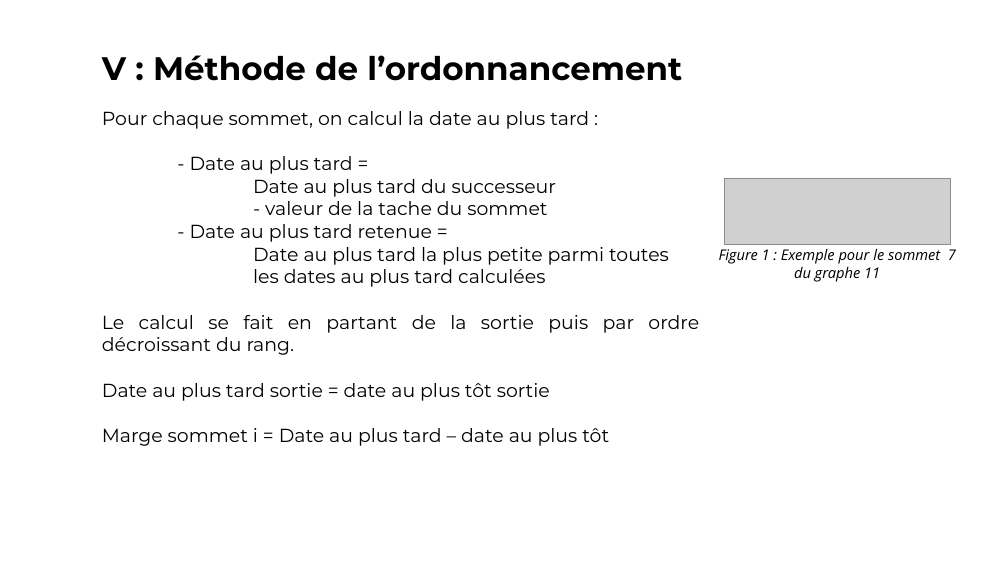
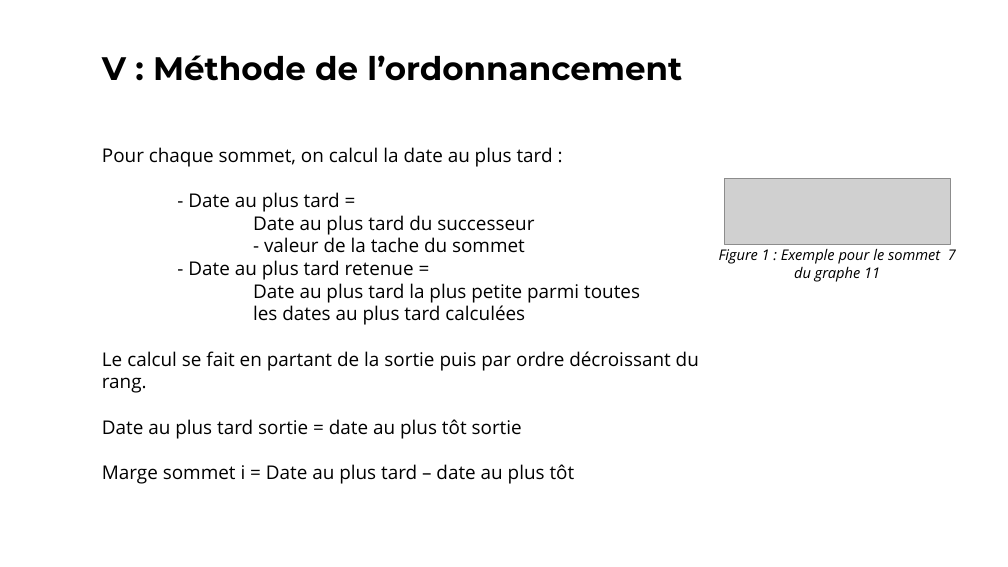
Before and after one commit to vincentdbs/ProjetTheorieDesGraphes, a slide deck: slide 14 of A4_Presentation.pptx. Drawn at 1008x567 pixels with LibreOffice and Linux fonts; fonts in the diff are those of the drawing; grey boxes stand for pictures. Boxes give left, top, right and bottom in pixels: in the first picture for what was removed or moved away, otherwise in the second. Text is boxed around its words. In the diff, an @@ line names an element or a change of style, - is before the commit and + after.

Commit message:
ppt rang

```diff
--- a/A4_Presentation.pptx
+++ b/A4_Presentation.pptx
@@ text "Pour chaque sommet, on calcul ...": place and size @@
-text "Pour chaque sommet, on calcul ..." at bbox=[102, 111, 699, 446]
+text "Pour chaque sommet, on calcul ..." at bbox=[102, 147, 699, 484]
@@ text "Pour chaque sommet, on calcul ..." at bbox=[102, 147, 699, 484]: font Montserrat to Open Sans @@
```
Also in this commit, not shown: 5 other slides changed.
